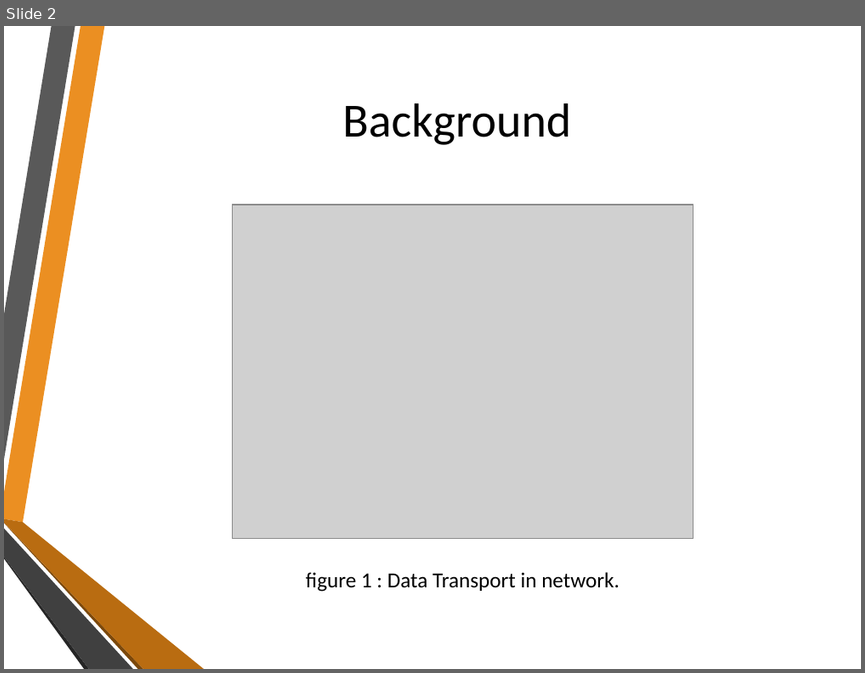
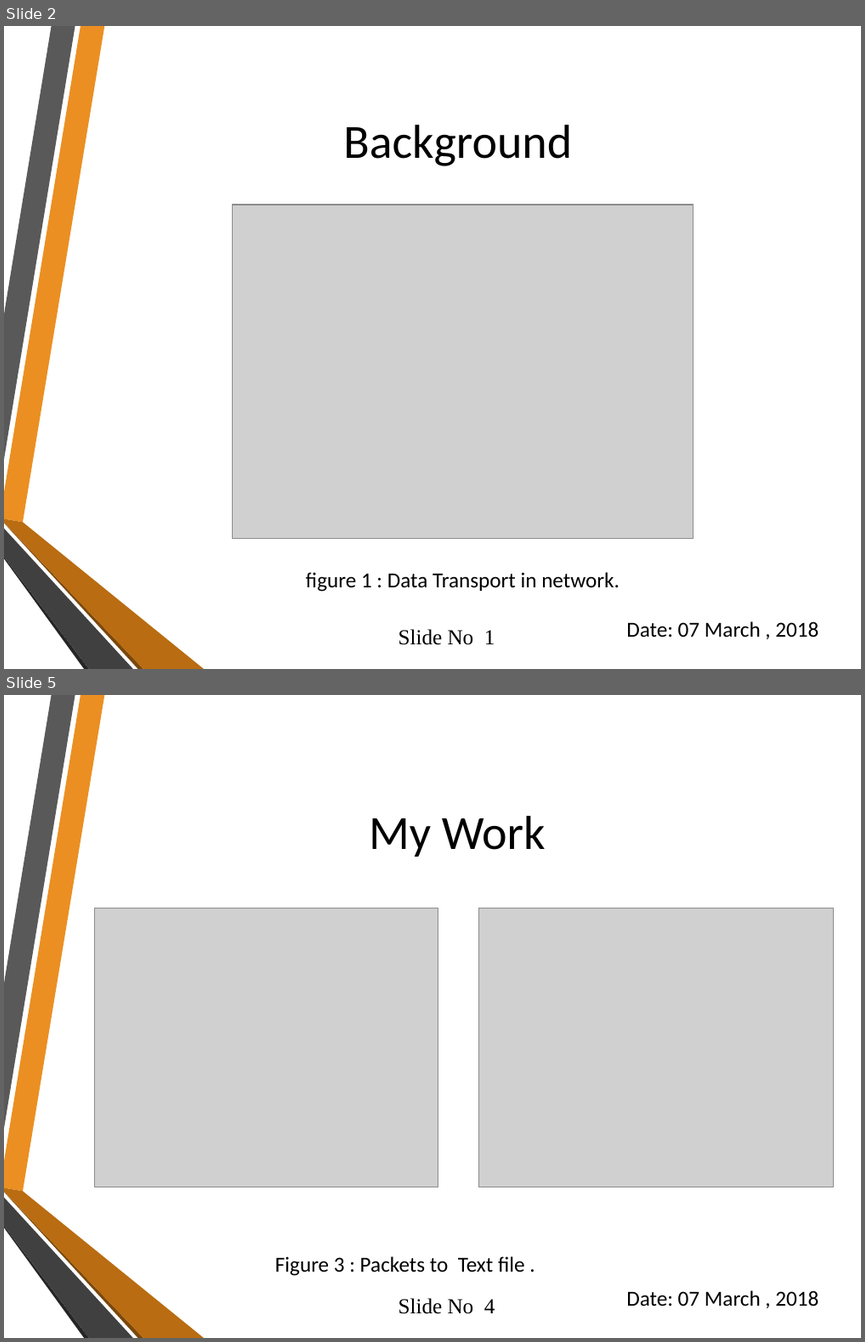
Before and after one commit to PritomKumar/SPLproject-1, a slide deck: Extracting Text File From Downloaded Packet File.pptx. Shown one above the other, each under a label of ours: slide 2 before the commit, slides 2 and 5 after it; the slides between them are not shown. The pictures are 865x673 and 865x1342 pixels, drawn with LibreOffice and Linux fonts; fonts in the diff are those of the drawing; grey boxes stand for pictures; background and template pictures are left out. Boxes give left, top, right and bottom in pixels: in the first picture for what was removed or moved away, otherwise in the second. Text is boxed around its words. In the diff, an @@ line names an element or a change of style, - is before the commit and + after.

```diff
--- a/Extracting Text File From Downloaded Packet File.pptx
+++ b/Extracting Text File From Downloaded Packet File.pptx
@@ slide 5 added at [4, 695, 861, 1338], background picture (left out); not listed: 6 template elements that a slide beside it also shows @@
@@ title added at [369, 816, 545, 857], 40 pt, text #000000 @@
+My Work
@@ picture added at [95, 908, 438, 1187] @@
@@ picture added at [478, 908, 834, 1187] @@
@@ text added at [275, 1256, 525, 1276], 18 pt, text #000000 @@
+Figure 3 : Packets to Text file .
@@ text added at [398, 1298, 495, 1314], 18 pt, text #000000 @@
+Slide No 4
@@ text added at [626, 1290, 818, 1305], 18 pt, text #000000 @@
+Date: 07 March , 2018
@@ slide 2 changed as well @@
@@ title "Background": place and size @@
-title "Background" at [342, 103, 571, 145]
+title "Background" at [343, 125, 572, 166]
@@ text added at [398, 629, 495, 645], 18 pt, text #000000 @@
+Slide No 1
@@ text added at [626, 621, 818, 636], 18 pt, text #000000 @@
+Date: 07 March , 2018
```
Also in this commit, not shown: 1 other slide changed, 7 other slides added, 4 slides removed, 5 other files.
